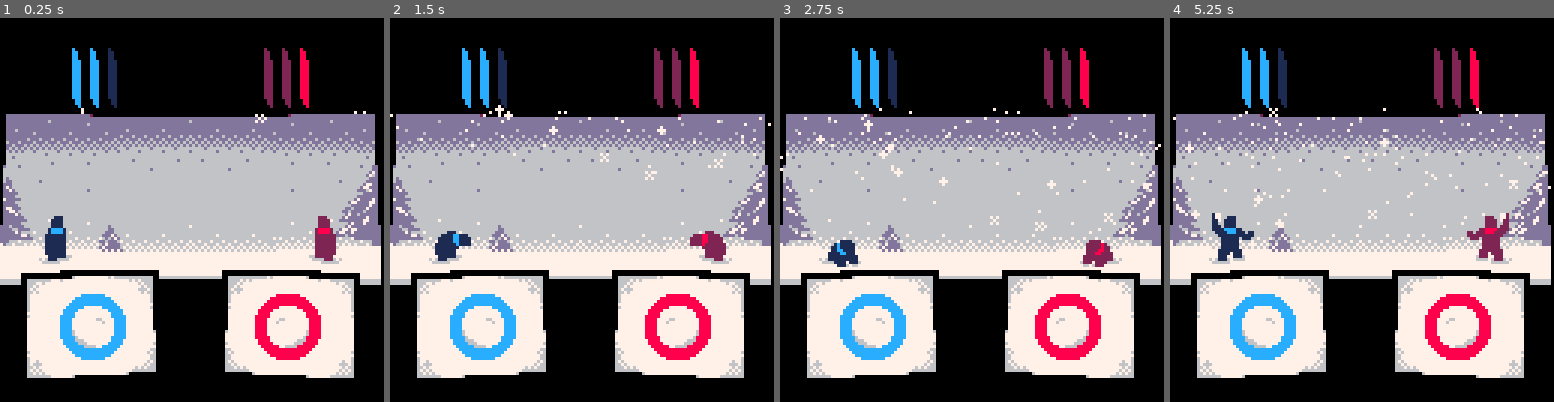
Above: before the commit, frames 1-4 (left to right).
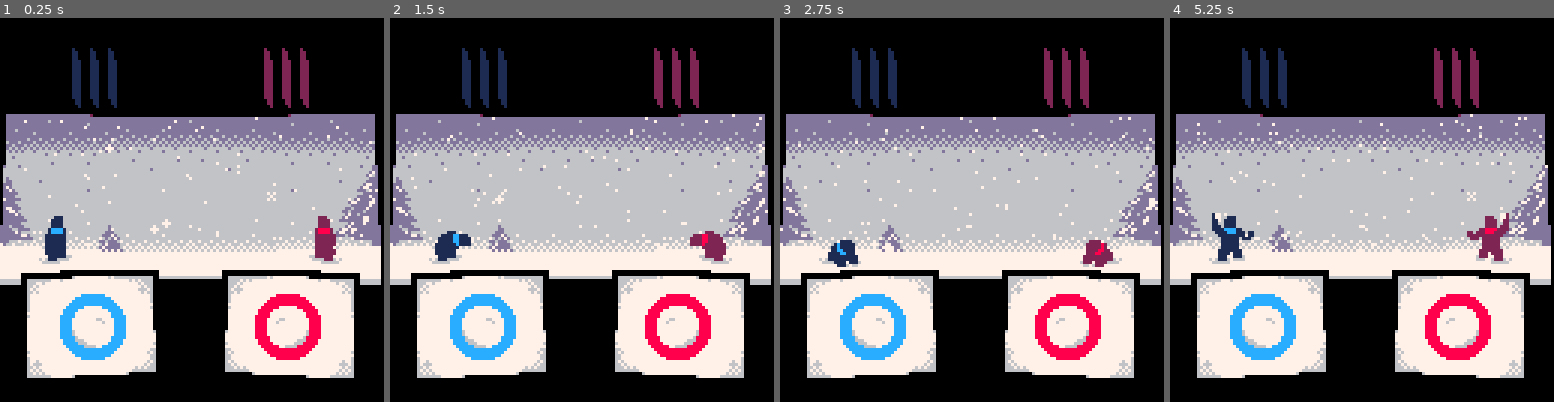
Above: after the commit, the same moments.

Repository: aylanonsense/snowball-showdown
Game: PICO-8 cartridge cart.p8
The game is run twice, just before and just after one commit, with the same random seed, the same clock (stepped at 60 frames per second) and the same inputs.
Inputs:
- Up to frame 1 (0.25 s): no input
- Up to frame 2 (1.5 s): tap X (X key) at 0.33, 1.07 s; tap O (Z key) at 0.7 s
- Up to frame 3 (2.75 s): hold Right 1.6-2.1 s; tap O (Z key) at 1.7, 2.1, 2.5 s; tap X (X key) at 1.85 s; hold Up 2.15-2.42 s; hold Right from 2.47 s (still down)
- Up to frame 4 (5.25 s): tap O (Z key) every 0.4 s from 2.9 to 4.9 s; tap X (X key) at 2.97, 4.08, 5.2 s; release Right at 3.03 s; hold Left 3.08-3.58 s; hold Down 3.63-3.97 s; hold Right 4.02-4.68 s; hold Up 4.73-5.03 s; hold Left from 5.08 s (still down)

The runs differ from the first frame. In frame 1, 1.5% of the frame differs, in the area x 6-99%, y 7-61%; in frame 2, 1.8%; in frame 3, 2.1%; in frame 4, 2.3%, in the area x 0-100%, y 7-64%.

Commit message:
Turning assets into entities

Diff:
--- a/cart.p8
+++ b/cart.p8
@@ -4,6 +4,9 @@
 
 --[[
 render layers:
+  9: ...
+  ~black out everything outside of the view pane~
+  10: ...
 ]]
 
 -- useful no-op function
@@ -31,27 +34,71 @@
 local entities
 local entity_classes = {
   player = {
+    init = function(self)
+      self.pane = spawn_entity('snowball_pane', ternary(self.is_first_player, 31, 95), 103, {
+        player = self
+      })
+      self.score = spawn_entity('score', ternary(self.is_first_player, 31, 95), 20, {
+        player = self
+      })
+    end,
     draw = function(self, x, y)
+      -- colorize
+      pal(3, ternary(self.is_first_player, 1, 2))
+      pal(11, ternary(self.is_first_player, 12, 8))
       -- draw player sprite
       local sprite = flr(self.frames_alive / 20) % 15 + 1
-      pal(3, ternary(self.player_num == 1, 1, 2))
-      pal(11, ternary(self.player_num == 1, 12, 8))
       if sprite == 14 then
-        sspr2(102, 18, 19, 16, x + ternary(self.player_num == 1, 1, -3), y + 1, self.player_num == 2)
+        sspr2(102, 18, 19, 16, x - ternary(self.is_first_player, 7, 11), y + 1, not self.is_first_player)
       elseif sprite == 15 then
-        sspr2(36, 72, 14, 20, x + ternary(self.player_num == 1, 1, 2), y - 3, self.player_num == 2)
+        sspr2(36, 72, 14, 20, x - ternary(self.is_first_player, 7, 6), y - 3, not self.is_first_player)
       else
-        sspr2(17 * ((sprite - 1) % 7), 18 * flr((sprite - 1) / 7), 17, 18, x, y, self.player_num == 2)
+        sspr2(17 * ((sprite - 1) % 7), 18 * flr((sprite - 1) / 7), 17, 18, x - 8, y, not self.is_first_player)
+      end
+    end
+  },
+  snowball_pane = {
+    render_layer = 10,
+    draw = function(self, x, y)
+      local is_first = self.player.is_first_player
+      pal(4, 0)
+      pal(11, ternary(is_first, 12, 8))
+      sspr2(18, 92, 46, 36, x - ternary(is_first, 24, 21), y - 19, not is_first)
+    end
+  },
+  score = {
+    wins = 0,
+    render_layer = 10,
+    draw = function(self, x, y)
+      pal(11, 12)
+      local i
+      for i = 1, 3 do
+        if self.wins >= ternary(self.player.is_first_player, i, 4 - i) then
+          pal(11, ternary(self.player.is_first_player, 12, 8))
+        else
+          pal(11, ternary(self.player.is_first_player, 1, 2))
+        end
+        sspr2(50, 72, 3, 20, x - 13 + 6 * i, y - 10)
       end
     end
   },
   snowfall = {
+    min_dist = 0.00,
+    max_dist = 0.85,
+    spawn_rate = 1.00,
     init = function(self)
       self.snowflakes = {}
+      -- get some now on the screen immediately
+      local i
+      for i = 1, 200 do
+        self:update()
+      end
     end,
     update = function(self)
       -- add new snowflakes
-      self:spawn_snowflake()
+      if rnd() < self.spawn_rate then
+        self:spawn_snowflake()
+      end
       -- update all snowflakes
       local i
       for i = 1, #self.snowflakes do
@@ -72,11 +119,11 @@
       end
     end,
     spawn_snowflake = function(self)
-      local distance_from_camera = rnd_num(0.0, 0.85)
+      local distance_from_camera = rnd_num(self.min_dist, self.max_dist)
       local sprite = 1
-      if distance_from_camera < 0.5 and rnd() < 0.1 then
+      if distance_from_camera < 0.4 and rnd() < 0.07 then
         sprite = 2
-      elseif distance_from_camera < 0.2 and rnd() < 0.15 then
+      elseif distance_from_camera < 0.3 and rnd() < 0.07 then
         sprite = 3
       end
       add(self.snowflakes, {
@@ -97,10 +144,29 @@
   buttons = { {}, {} }
   button_presses = { {}, {} }
   entities = {}
-  -- spawn initial entities
-  spawn_entity("player", 12, 65, { player_num = 1 })
-  spawn_entity("player", 98, 65, { player_num = 2 })
-  spawn_entity("snowfall", 0, 0)
+  -- spawn players
+  spawn_entity("player", 20, 65, {
+    player_num = 1,
+    is_first_player = true
+  })
+  spawn_entity("player", 106, 65, {
+    player_num = 2,
+    is_first_player = false
+  })
+  -- foreground snowfall
+  spawn_entity("snowfall", 0, 0, {
+    min_dist = 0.0,
+    max_dist = 0.4,
+    spawn_rate = 0.2,
+    render_layer = 9
+  })
+  -- background snowfall
+  spawn_entity("snowfall", 0, 0, {
+    min_dist = 0.4,
+    max_dist = 0.8,
+    spawn_rate = 0.3,
+    render_layer = 1
+  })
 end
 
 function _update()
@@ -148,41 +214,42 @@
   end
   camera(screen_offet_x)
   -- clear the screen
+  pal()
   cls(bg_color)
   -- draw the background
   pal(4, 0)
-  sspr2(64, 71, 64, 57, 0, 32)
-  sspr2(64, 71, 64, 57, 63, 32, true)
-  -- draw background trees
-  sspr2(9, 92, 9, 9, 32, 69) -- left
-  sspr2(53, 69, 11, 23, 0, 53) -- far left
-  sspr2(2, 101, 16, 27, 111, 49) -- far right
-  -- draw snowball panes
-  pal(11, 12)
-  sspr2(18, 92, 46, 36, 7, 84)
-  pal(11, 8)
-  sspr2(18, 92, 46, 36, 74, 84, true)
-  -- draw score tally marks
-  pal(11, 12)
-  sspr2(50, 72, 3, 20, 24, 10)
-  sspr2(50, 72, 3, 20, 30, 10)
-  pal(11, 1)
-  sspr2(50, 72, 3, 20, 36, 10)
-  pal(11, 8)
-  sspr2(50, 72, 3, 20, 100, 10)
-  pal(11, 2)
-  sspr2(50, 72, 3, 20, 94, 10)
-  sspr2(50, 72, 3, 20, 88, 10)
-  -- draw each entity
+  sspr2(64, 71, 64, 57, 0, 32) -- snow drifts
+  sspr2(64, 71, 64, 57, 63, 32, true) -- snow drifts
+  sspr2(9, 92, 9, 9, 32, 69) -- distant left tree
+  sspr2(53, 69, 11, 23, 0, 53) -- far left tree
+  sspr2(2, 101, 16, 27, 111, 49) -- far right tre
+  -- draw each entity that's within the main view area
   local entity
   for entity in all(entities) do
-    if entity.is_visible and entity.frames_alive >= entity.hidden_frames then
+    if entity.render_layer < 10 and entity.is_visible and entity.frames_alive >= entity.hidden_frames then
+      pal()
       entity:draw(entity.x, entity.y)
+    end
+  end
+  -- black out everything outside of the main view area
+  pal()
+  palt(6, true)
+  palt(7, true)
+  palt(13, true)
+  pal(4, 0)
+  sspr2(64, 71, 64, 57, 0, 32) -- snow drifts
+  sspr2(64, 71, 64, 57, 63, 32, true) -- snow drifts
+  rectfill2(0, 0, 127, 32, 0)
+  rectfill2(0, 89, 127, 39)
+  -- draw each entity that's outside of the main view area
+  for entity in all(entities) do
+    if entity.render_layer >= 10 and entity.is_visible and entity.frames_alive >= entity.hidden_frames then
       pal()
-      fillp()
+      entity:draw(entity.x, entity.y)
     end
   end
   -- cover up the rightmost column of pixels
+  pal()
   line(127, 0, 127, 127, 0)
 end
 
